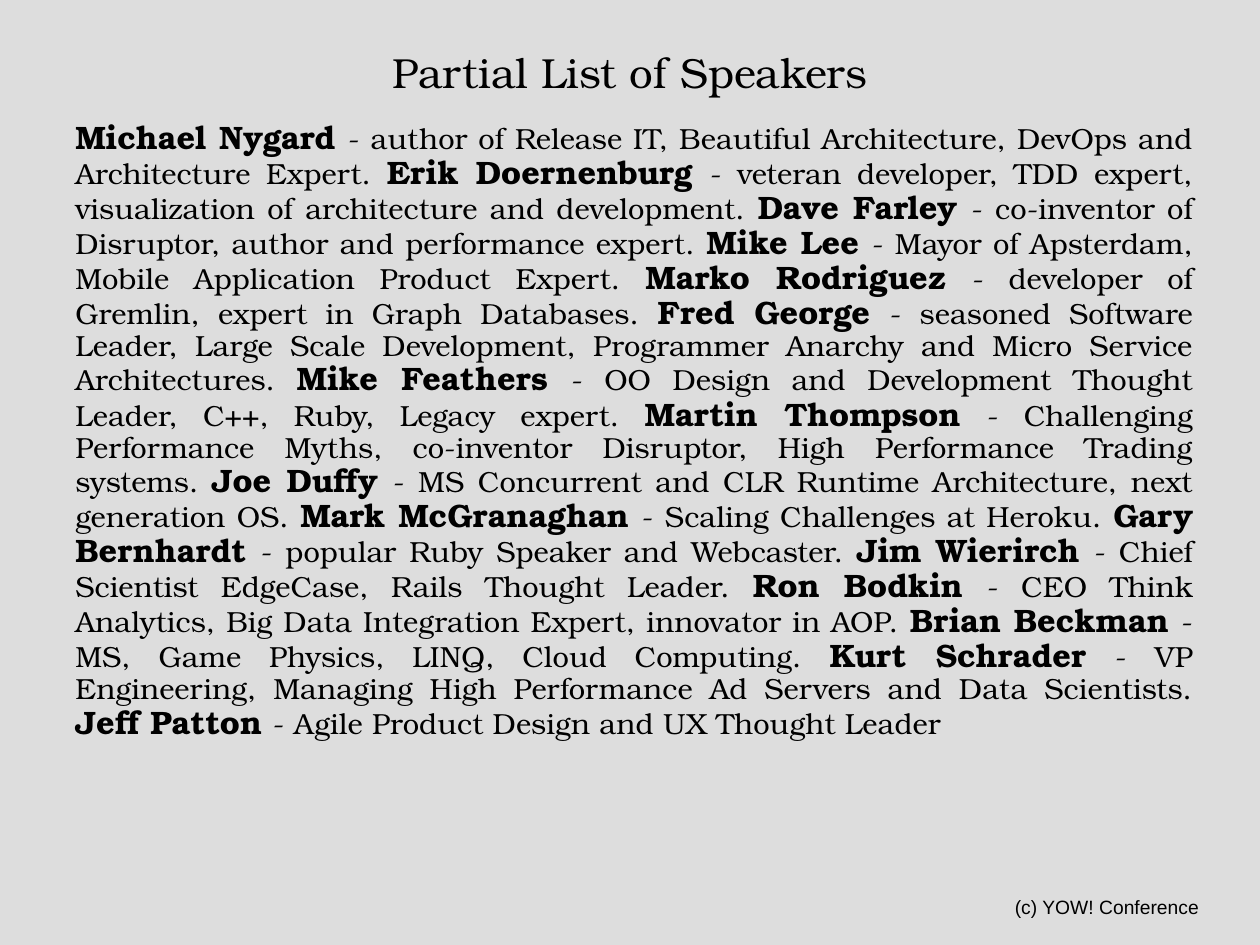
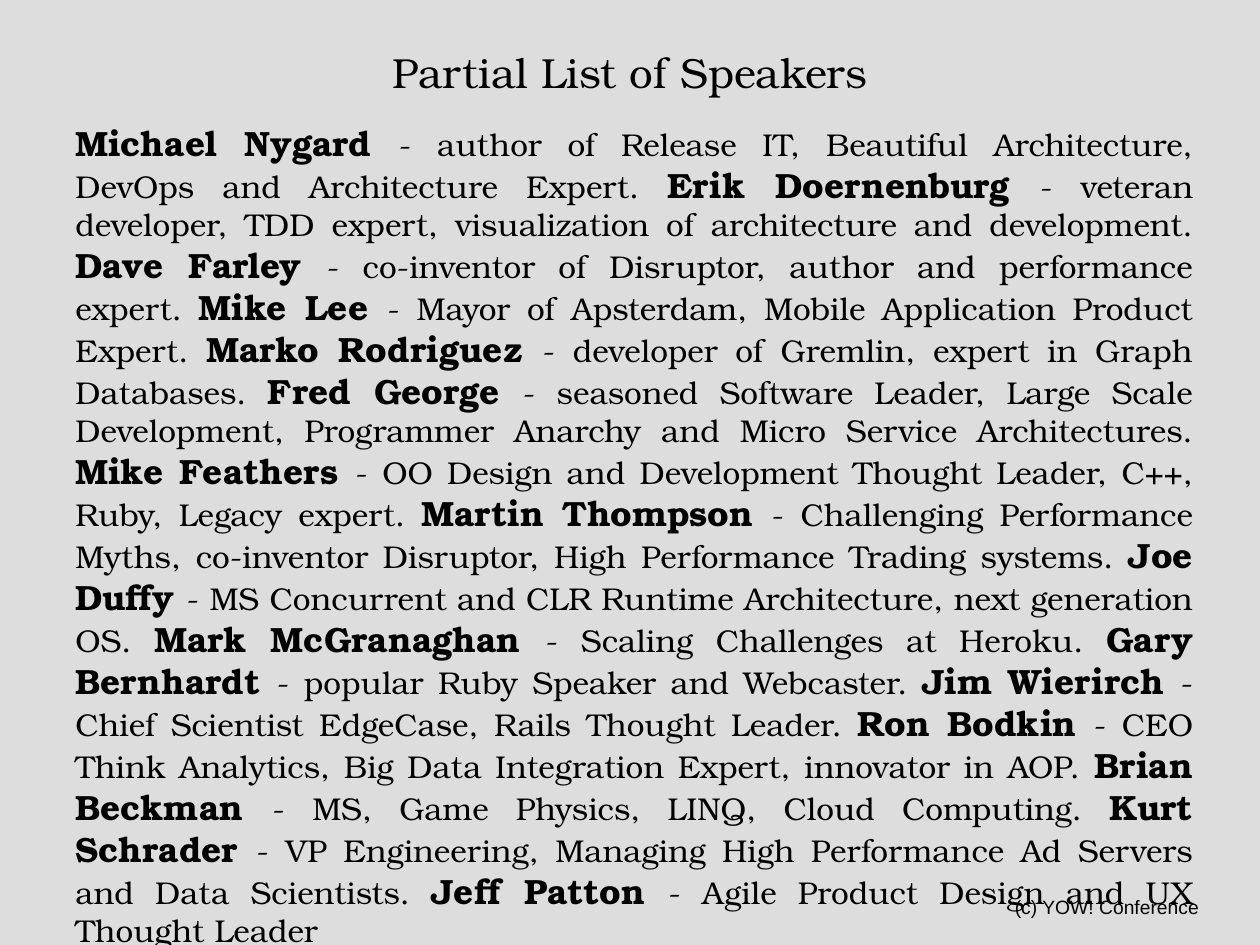
Before and after one commit to tonymorris/purefp-live, a slide deck: slide 4 of notes/YOW! 2012 Speakers.ppt. Drawn at 1260x945 pixels with LibreOffice and Linux fonts; fonts in the diff are those of the drawing. Boxes give left, top, right and bottom in pixels: in the first picture for what was removed or moved away, otherwise in the second. Text is boxed around its words. In the diff, an @@ line names an element or a change of style, - is before the commit and + after.

Commit message:
fix format of first slide

```diff
--- a/notes/YOW! 2012 Speakers.ppt
+++ b/notes/YOW! 2012 Speakers.ppt
@@ text "Michael Nygard - author of ..." at [75, 129, 1193, 905]: size 18.5 to 20 pt in "Michael Nygard Erik Doernenburg Dave Farley Mike ..."; size 16.6 to 18 pt in "- author of Release IT, Beautiful Architecture, ..."; line spacing 0.9 to 1 @@
```
Also in this commit, not shown: 3 other slides changed.
